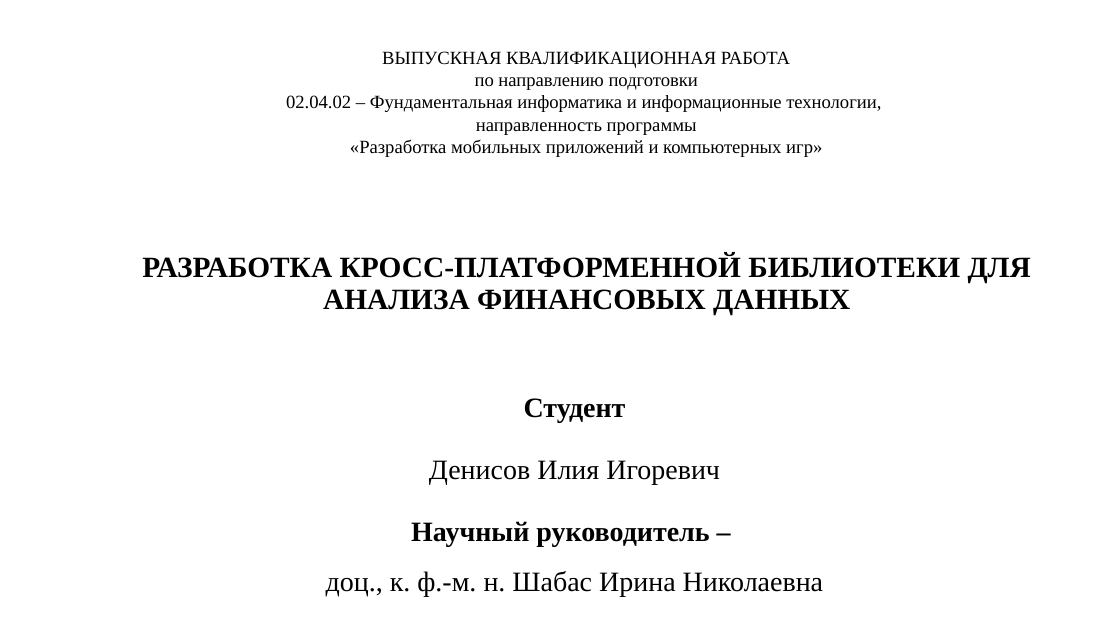
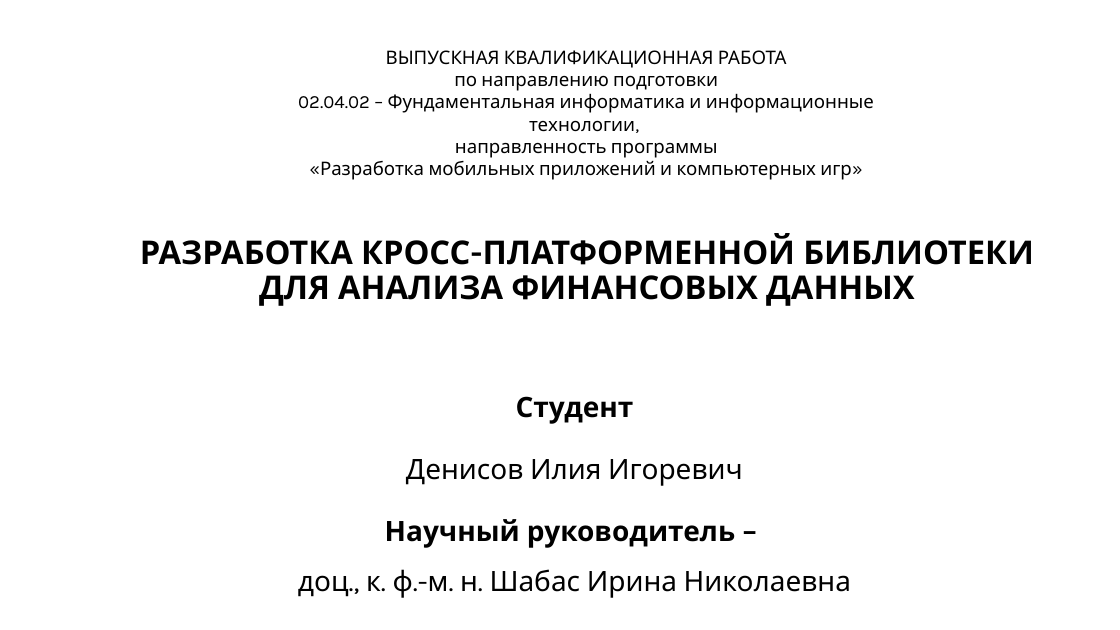
Before and after one commit to IliiaDenisov/masters-thesis, a slide deck: slide 1 of src/Презентация диплома.pptx. Drawn at 1120x630 pixels with LibreOffice and Linux fonts; fonts in the diff are those of the drawing. Boxes give left, top, right and bottom in pixels: in the first picture for what was removed or moved away, otherwise in the second. Text is boxed around its words. In the diff, an @@ line names an element or a change of style, - is before the commit and + after.

```diff
--- a/src/Презентация диплома.pptx
+++ b/src/Презентация диплома.pptx
@@ text "ВЫПУСКНАЯ КВАЛИФИКАЦИОННАЯ РАБОТА по направлению ..." at [298, 50, 874, 180]: font Times New Roman to Karla @@
@@ title "РАЗРАБОТКА КРОСС-ПЛАТФОРМЕННОЙ БИБЛИОТЕКИ ДЛЯ АНАЛИЗА ..." at [140, 234, 1034, 306]: size 25.2 to 28 pt, font Times New Roman to Karla @@
@@ subtitle "Студент" at [298, 396, 851, 598]: font Times New Roman to Karla @@
```
Also in this commit, not shown: 12 other slides changed, 1 slide removed.
